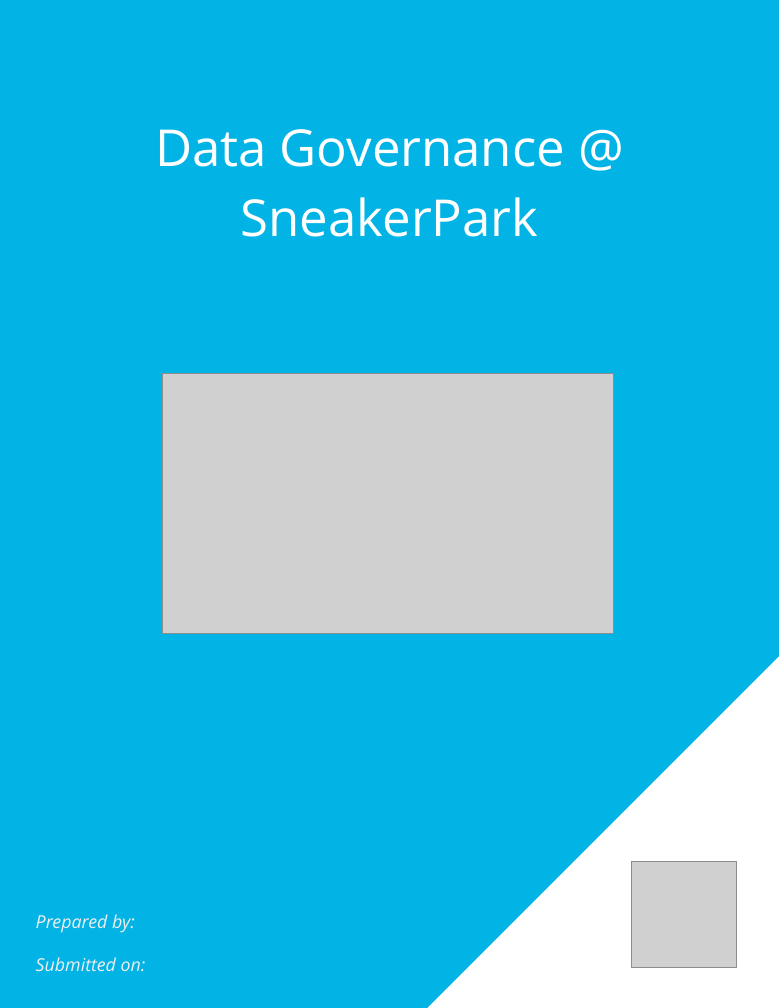
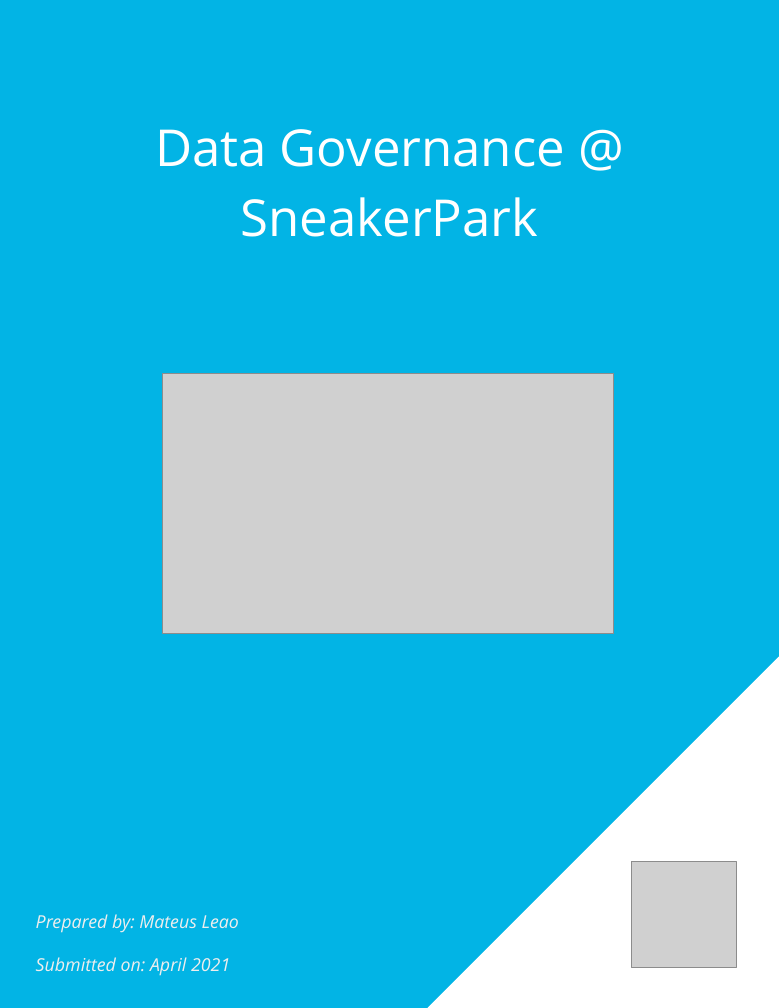
Before and after one commit to mattssll/udacity_data_architect, a slide deck: slide 1 of 4. Data Governance/Project/Starter Template_.pptx. Drawn at 779x1008 pixels with LibreOffice and Linux fonts; fonts in the diff are those of the drawing; grey boxes stand for pictures; background and template pictures are left out. Boxes give left, top, right and bottom in pixels: in the first picture for what was removed or moved away, otherwise in the second. Text is boxed around its words. In the diff, an @@ line names an element or a change of style, - is before the commit and + after.

```diff
--- a/4. Data Governance/Project/Starter Template_.pptx
+++ b/4. Data Governance/Project/Starter Template_.pptx
@@ text at (x1=36, y1=914, x2=239, y2=976): text changed @@
-Prepared by:
-Submitted on:
+Prepared by: Mateus Leao
+Submitted on: April 2021
```
Also in this commit, not shown: 5 other slides changed, 7 slides removed, 22 other files.
